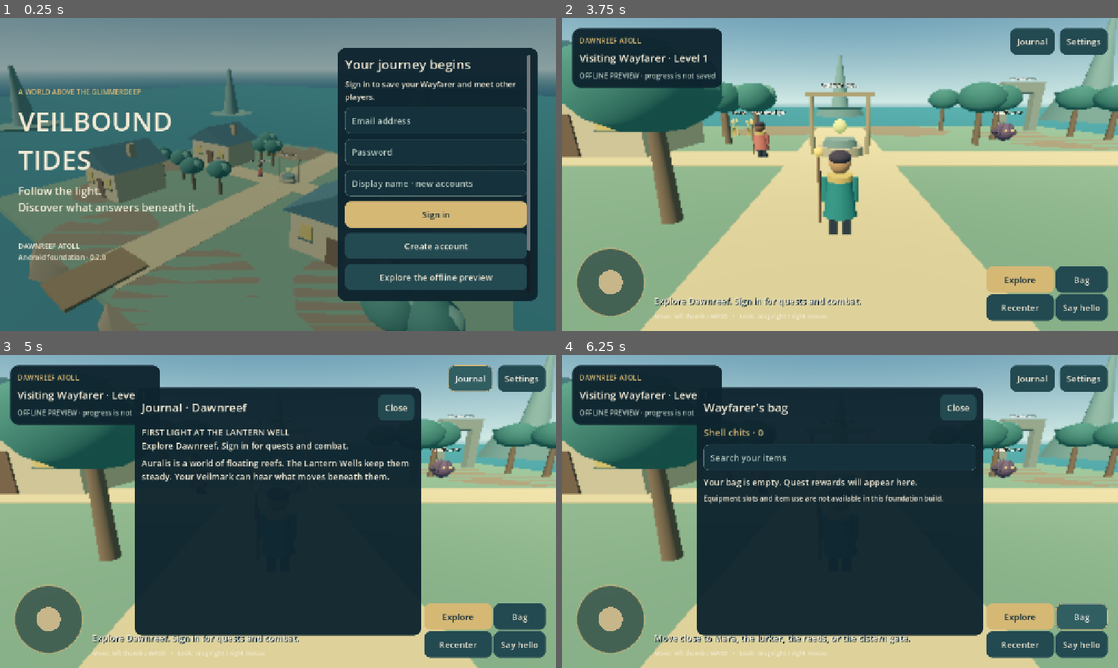
Above: before the commit, frames 1-4 (two rows, left to right).
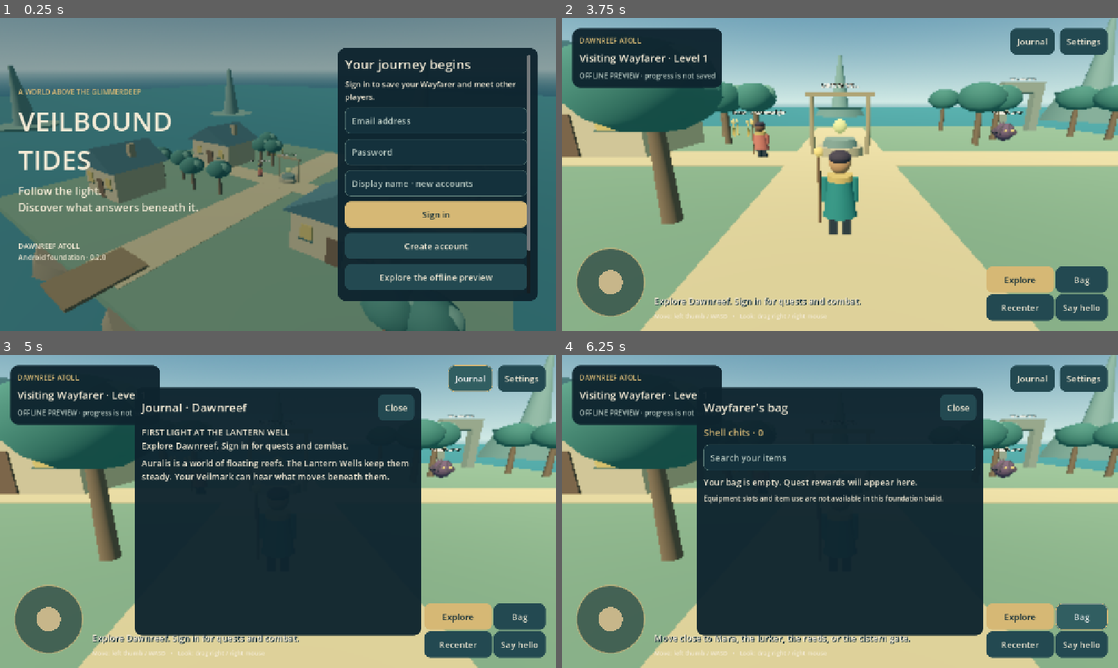
Above: after the commit, the same moments.

Repository: Fineyew/GameTesting
Game: Godot game, scene res://scenes/app/bootstrap.tscn
Same seed, same stepped clock (60 frames per second), same inputs: the game is played once before the commit and once after it.
Inputs (mouse positions are in pixels of both pictures, inside the frame that each line leads up to):
- Up to frame 1 (0.25 s): no input
- Up to frame 2 (3.75 s): click (995, 121) at 0.52 s; type "12" at 0.6 s; click (995, 152) at 0.75 s; type "12" at 0.83 s; click (995, 183) at 0.98 s; type "Alex" at 1.07 s; move the mouse to (962, 158) at 1.27 s; hold D 1.28-2 s; click (962, 158) at 1.42 s; click "Sign in" at 2 s; click "Create account" at 2.75 s; click "Explore the offline preview" at 3.5 s
- Up to frame 3 (5 s): click "Journal" at 4.25 s
- Up to frame 4 (6.25 s): click "Explore" at 5 s; click "Bag" at 5.75 s

The runs differ from the first frame. In frame 1, 0.1% of the frame differs, in the area x 5-59%, y 40-100%; in frame 2, 0.8%, in the area x 31-99%, y 34-42%; in frame 3, 0.3%; in frame 4, 0.3%.

Commit message:
build: retain Android APKs and verify rendered touch exploration in CI

Diff:
--- a/godot_project/scripts/app/bootstrap.gd
+++ b/godot_project/scripts/app/bootstrap.gd
@@ -32,6 +32,8 @@
     get_viewport().scaling_3d_scale = config.get_value("graphics","scale",.75)
     _build_gateway()
     show_login()
+    if OS.has_feature("debug"):
+        print("VT_GATEWAY_READY")
     if "--preview" in OS.get_cmdline_user_args():
         start_preview()
 
@@ -214,6 +216,8 @@
     add_child(session)
     session.return_requested.connect(return_to_gateway)
     session.begin(world,character,offline)
+    if offline and OS.has_feature("debug"):
+        print("VT_PREVIEW_READY")
 
 func return_to_gateway() -> void:
     if is_instance_valid(session):
--- a/godot_project/scripts/world/dawnreef_world.gd
+++ b/godot_project/scripts/world/dawnreef_world.gd
@@ -48,7 +48,7 @@
     ReefKit.box(self,Vector3(42,.04,3.5),Vector3(0,.025,-4),Color("d4c295"))
     for i in 10:
         var angle = i*TAU/10
-        ReefKit.cylinder(self,7,4,Vector3(cos(angle)*20,-2,sin(angle)*18-1),Color("857b68"),5)
+        ReefKit.cylinder(self,7,4,Vector3(cos(angle)*20,-2.4,sin(angle)*18-1),Color("857b68"),5)
     for i in 8:
         var angle = i*TAU/8
         var at = Vector3(cos(angle)*85,-4+sin(i)*4,sin(angle)*78)
Not shown, changed: .github/workflows/foundation.yml
Not shown, added: tools/check_android.py
Not shown, added: tools/check_render.py
Not shown, added: tools/export_android.py
